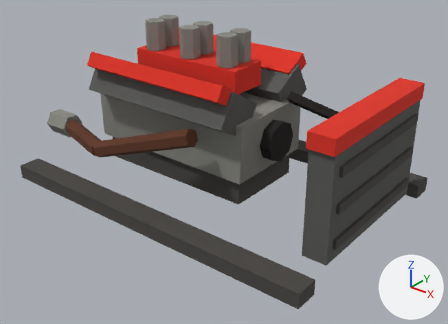
An edit to the glTF model game/public/models/eng_racing_v6.glb, drawn before and after from the same camera.
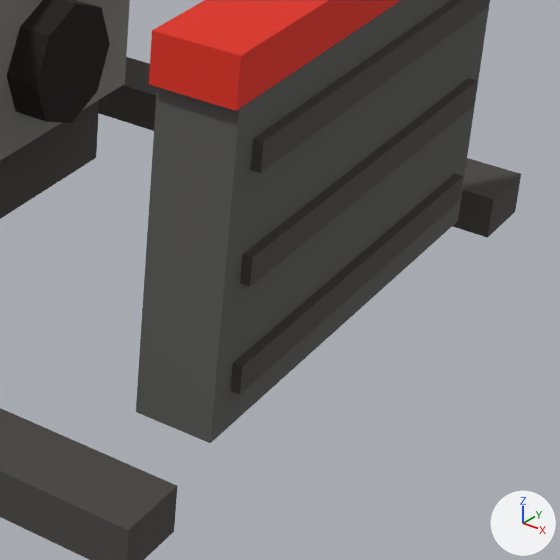
Each version is shown whole from a 50 mm lens placed at (1.275, -1.571, 1.068), pointed at (0.055, -0.045, 0.122), then close up on the part from 57% to 98% of the width and 37% to 94% of the height. Every picture has the same lights, and +X, +Y and +Z are marked at lower right. The older version's two pictures come first. Vertices at exactly the same position are counted once.

Names of what the first close-up shows: 'eng_racing_v6'.
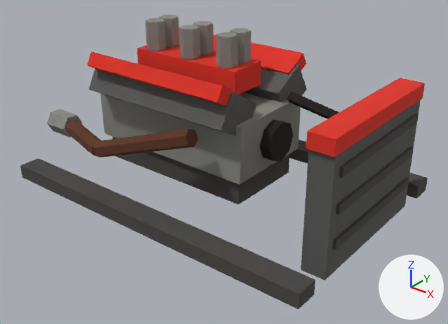
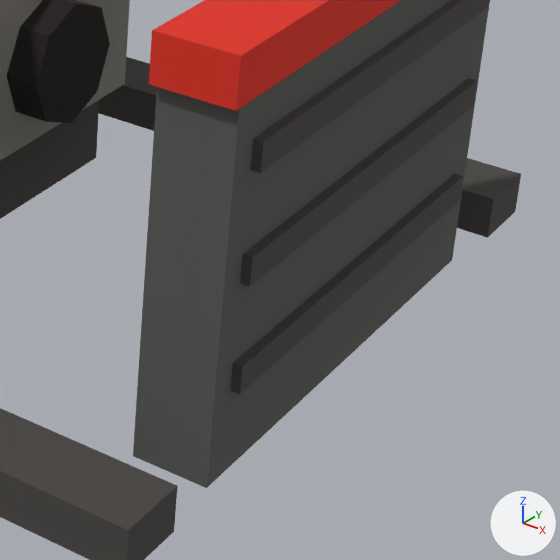
Where the change shows, as pixel boxes [x1, y1, x2, y2] in the close-ups (560 x 560 px; the box of a moved part takes in the faces that stretch with it):
part 1 of me_cube, moved or reshaped: before [136, 0, 490, 443]; after [133, 0, 490, 488]

What the commit changed:
me_cube has 274 vertices, 448 faces and spans x -0.64..0.61, y -0.424..0.424, z 0.0..0.57.
me_cube is used by ob_eng_racing_v6; location (0.0, 0.0, 0.0).
Before the commit, vertices of me_cube: 162 (0.52, -0.27, 0.05) at pixel (135, 412), 164 (0.52, 0.27, 0.05), 166 (0.6, -0.27, 0.05) at pixel (210, 443), 168 (0.6, 0.27, 0.05) at pixel (457, 221).
Part 1, on me_cube:
Vertices 162, 164, 166, 168 of me_cube move by (0.0, 0.0, -0.05).
